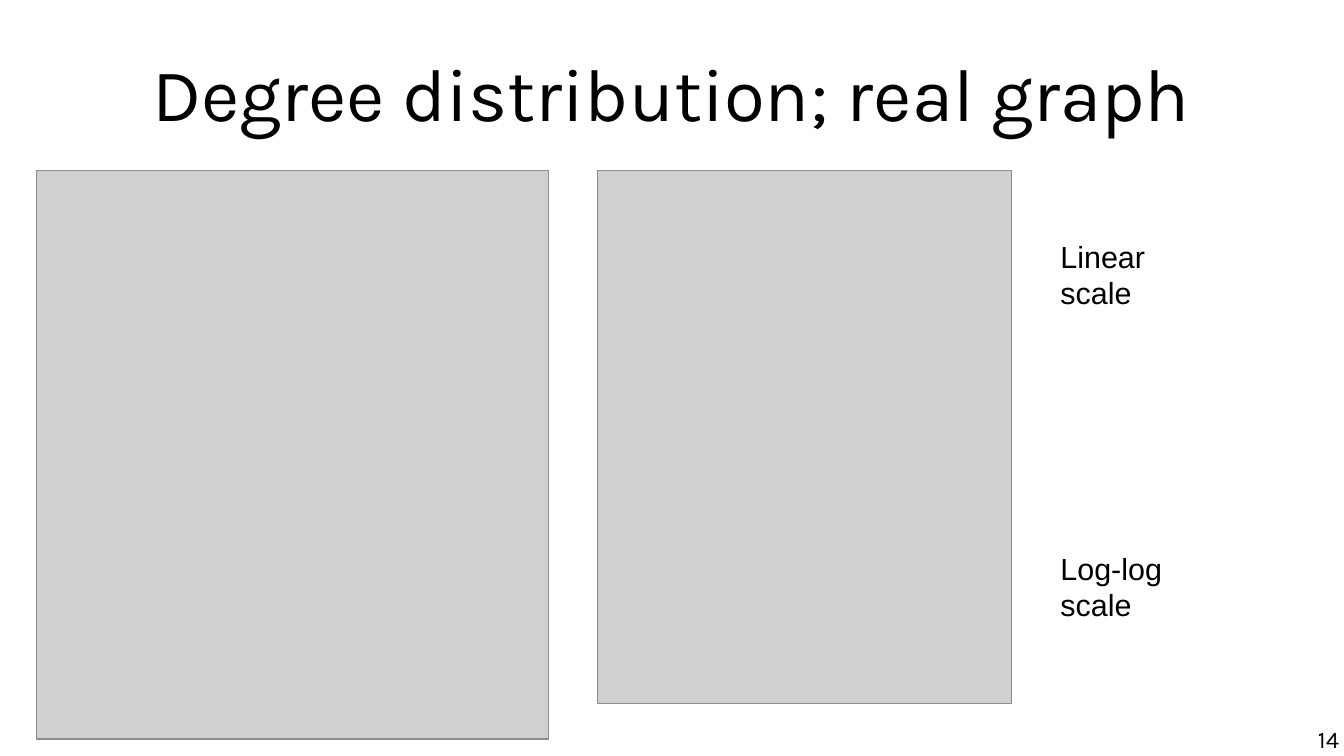
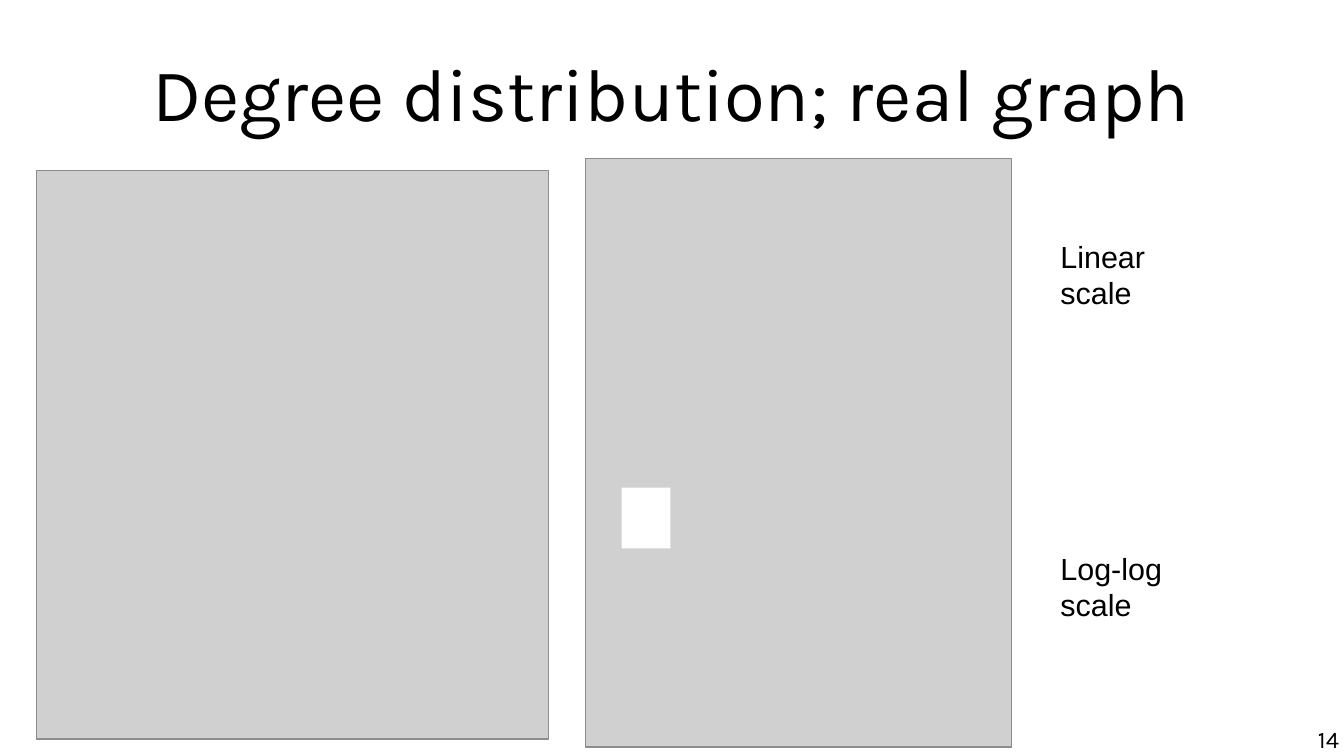
Before and after one commit to chatox/networks-science-course, a slide deck: slide 14 of theory/tt02_graph_theory_basics.odp. Drawn at 1344x756 pixels with LibreOffice and Linux fonts; fonts in the diff are those of the drawing; grey boxes stand for pictures. Boxes give left, top, right and bottom in pixels: in the first picture for what was removed or moved away, otherwise in the second. Text is boxed around its words. In the diff, an @@ line names an element or a change of style, - is before the commit and + after.

Commit message:
Small correction

```diff
--- a/theory/tt02_graph_theory_basics.odp
+++ b/theory/tt02_graph_theory_basics.odp
@@ picture: place and size @@
-picture at (598, 171, 1012, 704)
+picture at (585, 159, 1012, 748)
@@ rectangle added at (622, 488, 671, 549), fill #FFFFFF @@
```
